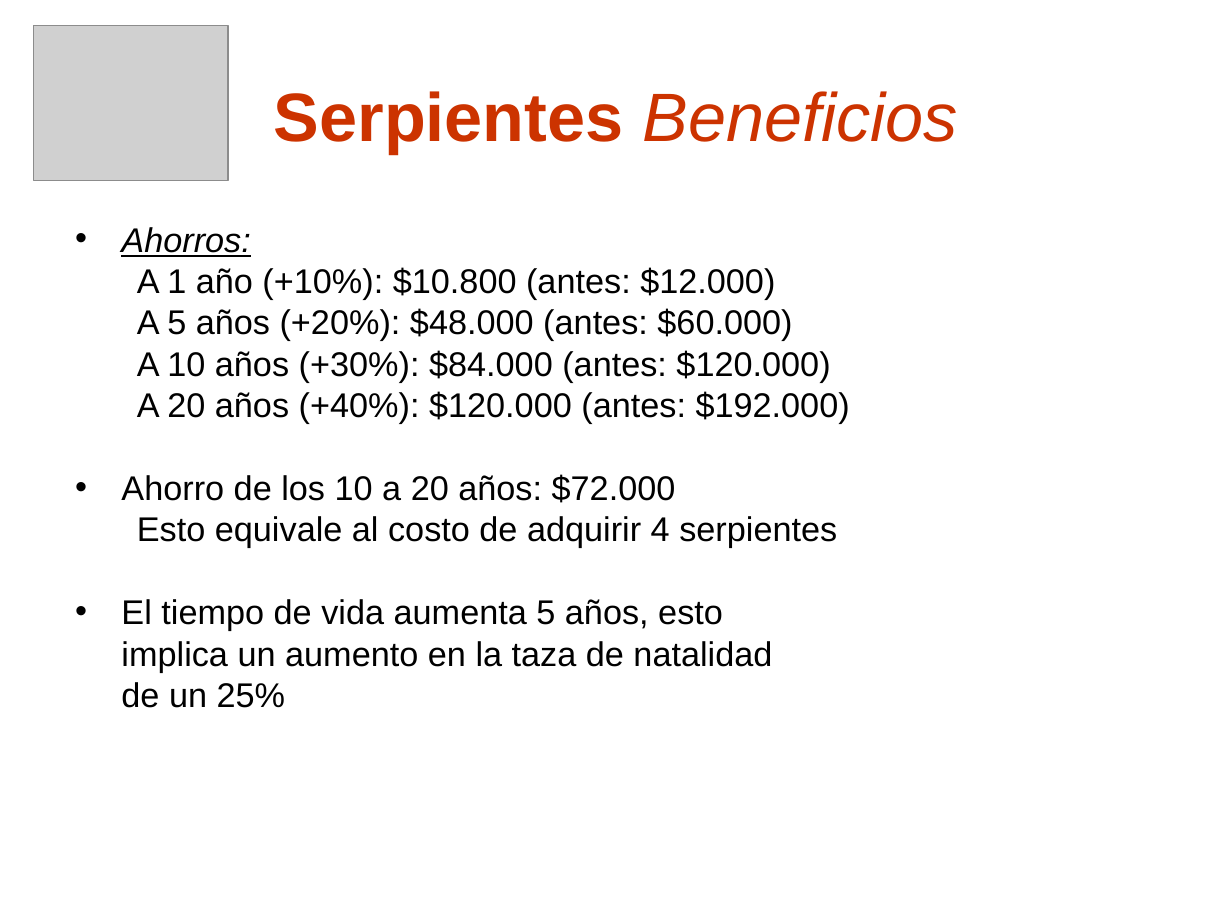
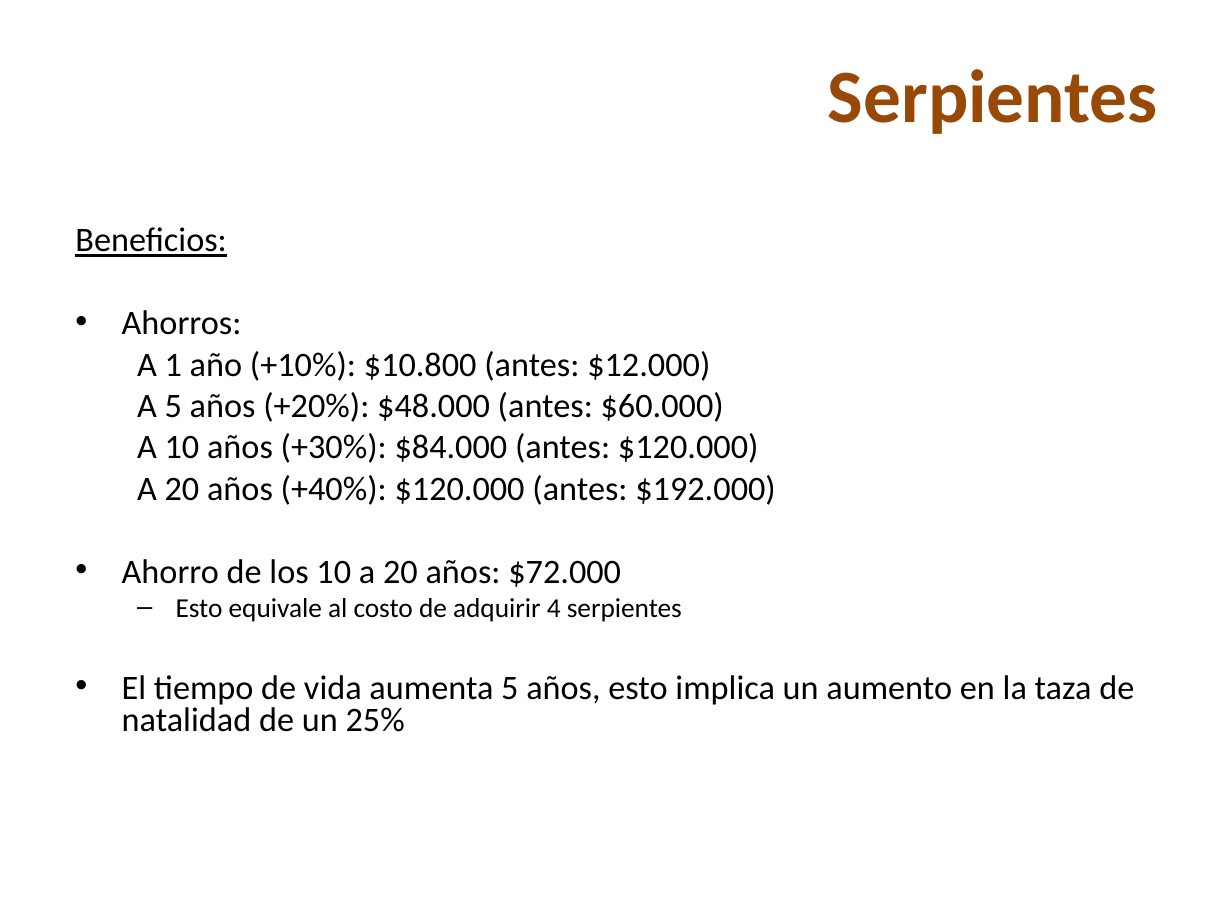
Before and after one commit to nicohen/taller-desarrollo-proyectos-i, a slide deck: slide 17 of Presentaciones/Demo Gerencial.ppt (slide 10 before the commit). Drawn at 1232x924 pixels with LibreOffice and Linux fonts; fonts in the diff are those of the drawing; grey boxes stand for pictures; background and template pictures are left out. Boxes give left, top, right and bottom in pixels: in the first picture for what was removed or moved away, otherwise in the second. Text is boxed around its words. In the diff, an @@ line names an element or a change of style, - is before the commit and + after.

```diff
--- a/Presentaciones/Demo Gerencial.ppt
+++ b/Presentaciones/Demo Gerencial.ppt
@@ picture removed at box(33, 26, 228, 181) @@
@@ title at box(828, 69, 1158, 134): text changed; size 40 to 44 pt; font Arial to Calibri; text colour #CC3300 to #984807 @@
-Serpientes Beneficios
+Serpientes
@@ text at box(75, 227, 226, 257): paragraph added @@
+Beneficios:
@@ text at box(122, 310, 775, 622): font Arial to Calibri in "Ahorros:", "A 1 año (+10%): $10.800 (antes: $12.000)", "A 5 años (+20%): $48.000 (antes: $60.000)", "A 10 años (+30%): $84.000 (antes: $120.000)" and 3 more places; italic off, underline off in "Ahorros:"; size 20 to 16 pt in "Esto equivale al costo de adquirir 4 ..."; bullet none to –; less space between paragraphs @@
@@ text at box(122, 675, 1134, 732): text changed; font Arial to Calibri @@
-• El tiempo de vida aumenta 5 años, esto
-implica un aumento en la taza de natalidad
-de un 25%
+• El tiempo de vida aumenta 5 años, esto implica un aumento en la taza de natalidad de un 25%
```
Also in this commit, not shown: 13 other slides changed, 10 slides added, 4 slides removed.
